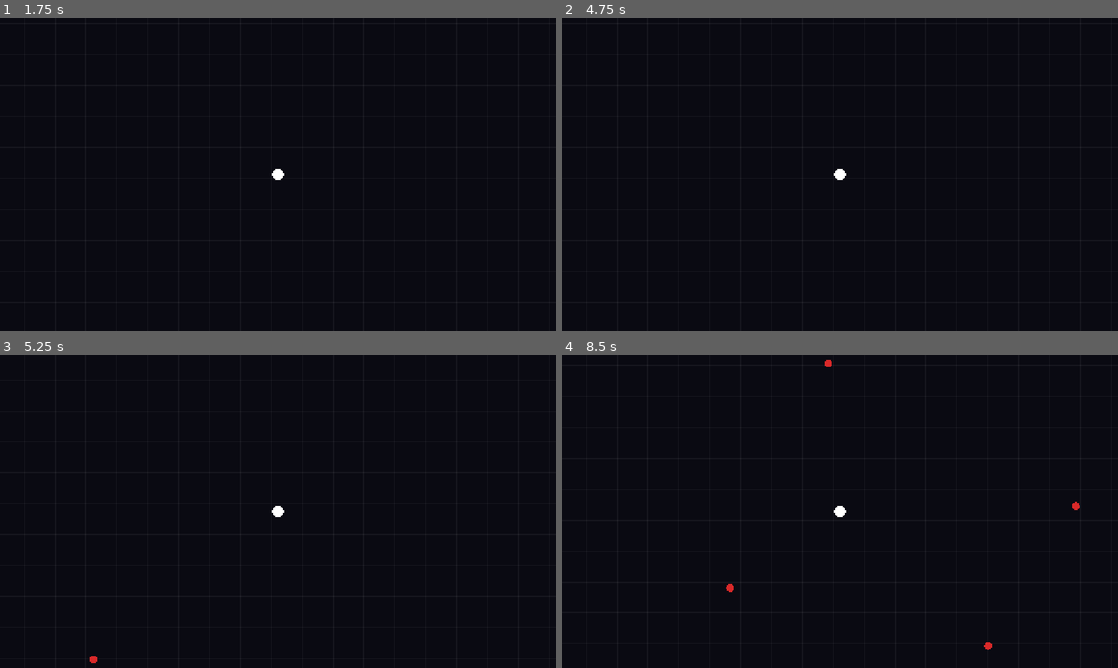
Above: before the commit, frames 1-4 (two rows, left to right).
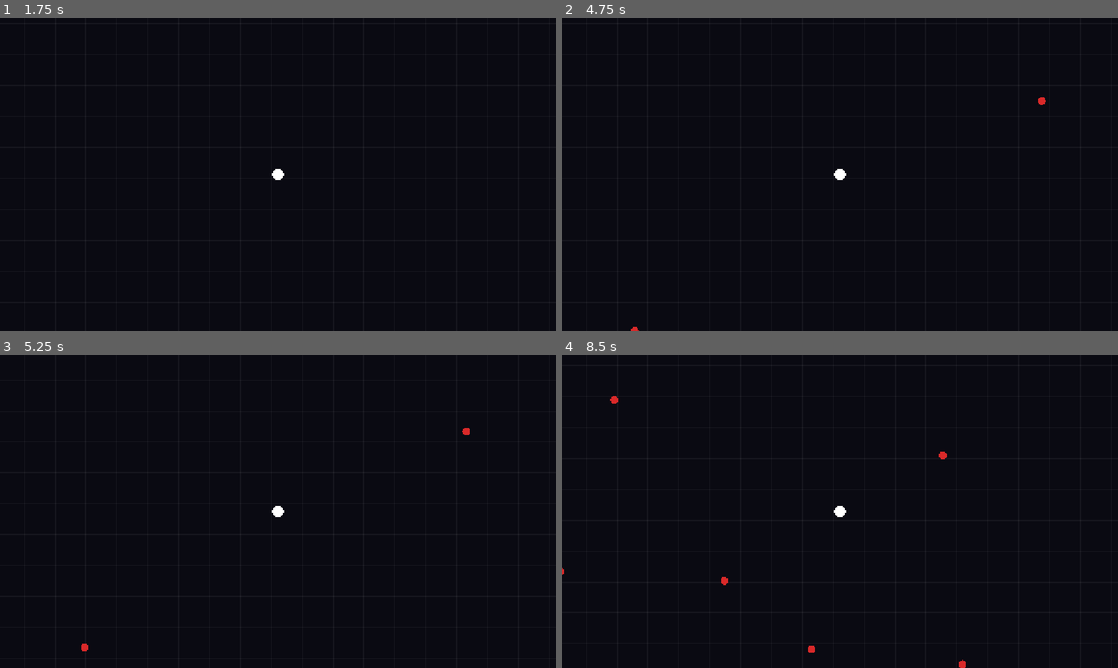
Above: after the commit, the same moments.

Repository: JunH95/game_project
Game: Godot game, scene res://scenes/main.tscn
Two runs of this game, one before a commit and one after it. Both use one fixed random seed, a clock stepped at 60 frames per second and the inputs below.
Inputs (mouse positions are in pixels of both pictures, inside the frame that each line leads up to):
- Up to frame 1 (1.75 s): tap Enter at 0.5 s; move the mouse to (400, 158) at 0.52 s; hold D (move_right) 0.53-1.25 s; click (400, 158) at 0.67 s; tap Space at 1.25 s; drag from (166, 190) to (278, 174) at 1.27 s
- Up to frame 2 (4.75 s): move the mouse to (895, 105) at 2.02 s; hold D (move_right) 2.03-2.75 s; tap Enter at 2.75 s; drag from (812, 237) to (673, 127) at 2.77 s; move the mouse to (1006, 221) at 3.52 s; hold A (move_left) 3.53-4.25 s; drag from (673, 127) to (840, 174) at 4.27 s
- Up to frame 3 (5.25 s): move the mouse to (305, 511) at 5.02 s; hold S (move_down) from 5.03 s (still down); click (305, 511) at 5.17 s
- Up to frame 4 (8.5 s): release S (move_down) at 5.75 s; drag from (756, 433) to (728, 527) at 5.77 s; move the mouse to (962, 495) at 6.52 s; hold W (move_up) 6.53-7.25 s; drag from (728, 527) to (1112, 533) at 7.27 s; move the mouse to (895, 442) at 8.02 s; hold S (move_down) from 8.03 s (still down)

Frame 1 is identical in both runs. In frame 2, less than 0.1% of the frame differs, in the area x 12-87%, y 25-100%; in frame 3, less than 0.1%; in frame 4, 0.3%, in the area x 0-94%, y 1-100%.

Commit message:
스폰 램프·버스트 추가
5분 내내 밀도가 같아 후반 압박이 없던 문제를 잡는다.
난이도를 배율로만 올리면 적이 총알 스펀지가 될 뿐이라, 밀도의 변화를
트리클과 버스트로 나눠 둔다.

- 트리클: 초당 스폰 수가 1.0 -> 6.0 으로 램프(ramp_duration 300s = 관문 길이)
- 버스트: 30초마다 한 방향에 뭉쳐서 4 -> 20 마리. 사방에 고르게 뿌리면
  트리클과 구분이 안 돼 "몰려온다"는 느낌이 죽는다
- 수치는 전부 @export 라 코드 수정 없이 튜닝 가능

검증: game_eval 로 램프 곡선 확인(0s=1.0/s, 150s=3.5/s, 300s=6.0/s, 이후 클램프).
고램프 구간 실측 5.5/s. max_alive 200 도달 및 유지 확인.

Co-Authored-By: Claude Opus 5 (1M context) <noreply@anthropic.com>

Diff:
--- a/scripts/systems/spawn_director.gd
+++ b/scripts/systems/spawn_director.gd
@@ -1,16 +1,38 @@
 extends Node2D
 
-## 화면 밖 링에서 적을 주기적으로 스폰한다.
-## M1 슬라이스: 추격 적 1종 고정 레이트. 시간에 따른 램프·웨이브는 M5(WaveTable).
+## 화면 밖 링에서 적을 스폰한다.
+## 시간이 갈수록 스폰율이 오르고(트리클), 주기적으로 무리가 한 방향에서 몰려온다(버스트).
+## 밀도가 5분 내내 같으면 후반 압박이 생기지 않아, 램프와 버스트를 분리해 둔다.
+##
+## 관문별 배율·적 구성·시그니처 기믹은 GateData/WaveTable 로 옮긴다(M5).
 
 @export var enemy_scene: PackedScene
 @export var enemy_data: EnemyData
-@export var spawn_interval: float = 1.0
+
+@export_group("스폰 램프")
+## 관문 시작 시점의 초당 스폰 수.
+@export var start_rate: float = 1.0
+## 램프가 끝나는 시점의 초당 스폰 수.
+@export var end_rate: float = 6.0
+## 이 시간에 걸쳐 start_rate 에서 end_rate 로 오른다. 관문 길이와 맞춘다.
+@export var ramp_duration: float = 300.0
+
+@export_group("버스트")
+## 무리가 몰려오는 주기(초). 0 이하면 버스트를 쓰지 않는다.
+@export var burst_interval: float = 30.0
+## 버스트 1회의 마리 수. 램프 진행도에 따라 min 에서 max 로 보간한다.
+@export var burst_min: int = 4
+@export var burst_max: int = 20
+
+@export_group("공통")
 @export var spawn_radius: float = 700.0
 @export var max_alive: int = 200
 
 var _target: Node2D
-var _accum: float = 0.0
+var _elapsed: float = 0.0
+## 스폰율이 소수라서 누적해 두고 1.0 을 넘을 때마다 한 마리씩 낸다.
+var _spawn_accum: float = 0.0
+var _burst_accum: float = 0.0
 
 
 func _ready() -> void:
@@ -20,19 +42,45 @@
 func _process(delta: float) -> void:
 	if _target == null or not is_instance_valid(_target):
 		return
-	_accum += delta
-	while _accum >= spawn_interval:
-		_accum -= spawn_interval
-		_spawn_one()
+	_elapsed += delta
+
+	_spawn_accum += _current_rate() * delta
+	while _spawn_accum >= 1.0:
+		_spawn_accum -= 1.0
+		_spawn_at(randf() * TAU)
+
+	if burst_interval > 0.0:
+		_burst_accum += delta
+		while _burst_accum >= burst_interval:
+			_burst_accum -= burst_interval
+			_spawn_burst()
 
 
-func _spawn_one() -> void:
+## 램프 진행도 0.0~1.0.
+func _progress() -> float:
+	if ramp_duration <= 0.0:
+		return 1.0
+	return clampf(_elapsed / ramp_duration, 0.0, 1.0)
+
+
+func _current_rate() -> float:
+	return lerpf(start_rate, end_rate, _progress())
+
+
+## 버스트는 한 방향에 뭉쳐서 낸다. 사방에 고르게 뿌리면 트리클과 구분이 안 돼 "몰려온다"는 느낌이 죽는다.
+func _spawn_burst() -> void:
+	var count := int(round(lerpf(float(burst_min), float(burst_max), _progress())))
+	var base_angle := randf() * TAU
+	for i in count:
+		_spawn_at(base_angle + randf_range(-0.6, 0.6))
+
+
+func _spawn_at(angle: float) -> void:
 	if enemy_scene == null:
 		return
 	if get_tree().get_nodes_in_group(&"enemy").size() >= max_alive:
 		return
 	var enemy := enemy_scene.instantiate()
 	enemy.data = enemy_data
-	var angle := randf() * TAU
 	enemy.global_position = _target.global_position + Vector2.from_angle(angle) * spawn_radius
 	get_parent().add_child(enemy)
